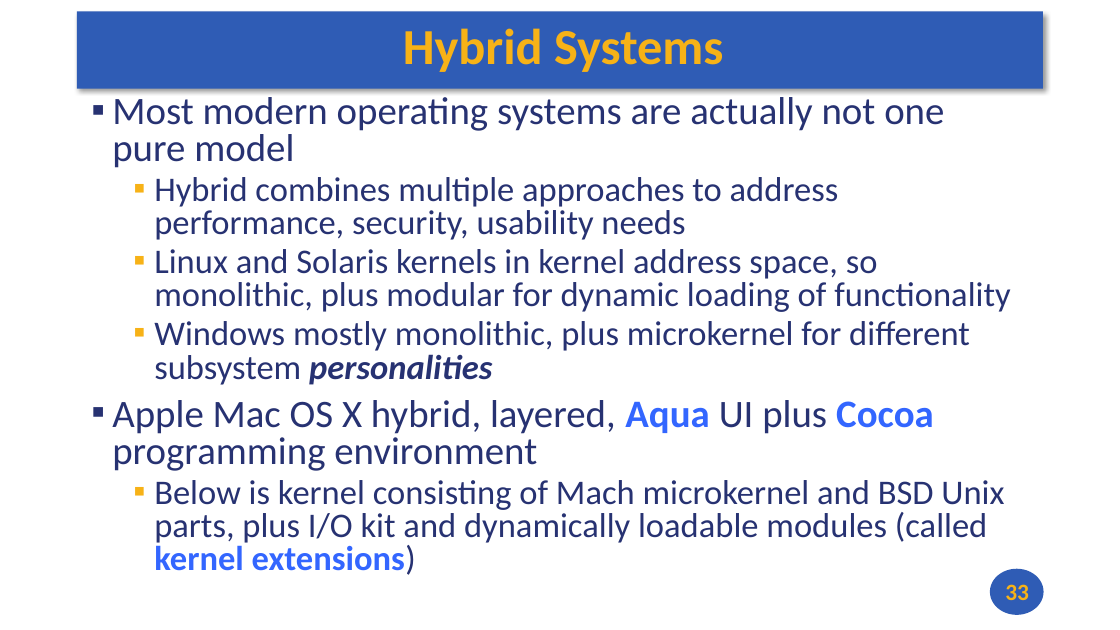
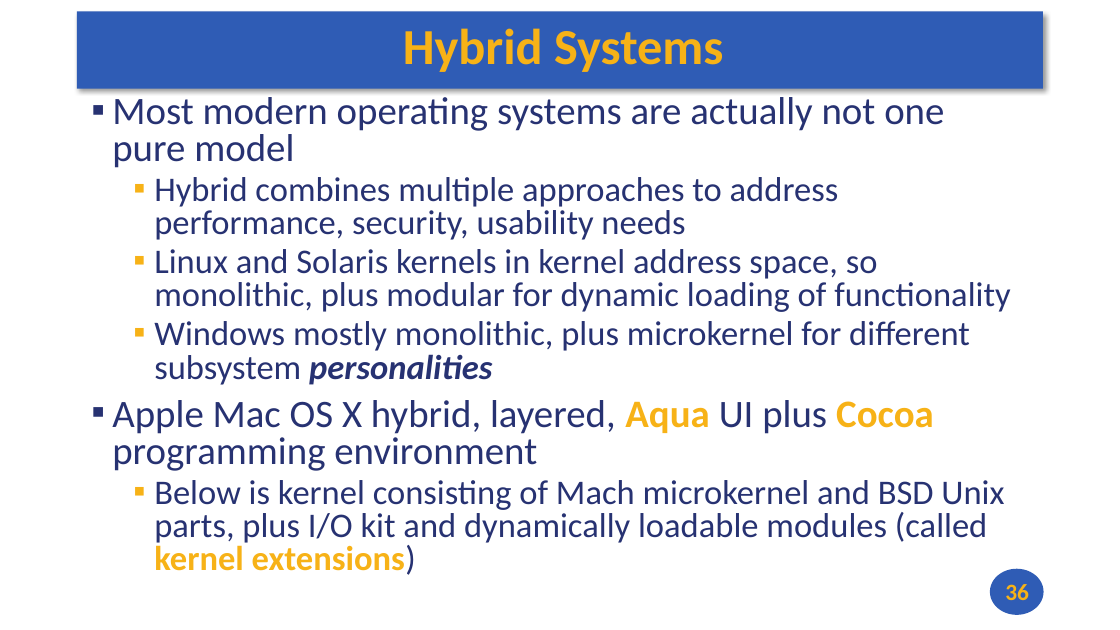
Before and after one commit to andrewt0301/hse-acos-course, a slide deck: slide 36 of docs/part2os/03_SystemCalls/OS_Lecture_03.pptx (slide 33 before the commit). Drawn at 1120x630 pixels with LibreOffice and Linux fonts; fonts in the diff are those of the drawing. Boxes give left, top, right and bottom in pixels: in the first picture for what was removed or moved away, otherwise in the second. Text is boxed around its words. In the diff, an @@ line names an element or a change of style, - is before the commit and + after.

```diff
--- a/docs/part2os/03_SystemCalls/OS_Lecture_03.pptx
+++ b/docs/part2os/03_SystemCalls/OS_Lecture_03.pptx
@@ text at <box>112,400,1004,575</box>: text colour #3366FF to #F7B217 in "Aqua Cocoa", "kernel extensions)" @@
@@ page number at <box>1005,584,1029,600</box>: text changed @@
-33
+36
```
Also in this commit, not shown: 10 other slides changed, 3 slides added, 1 other file.
